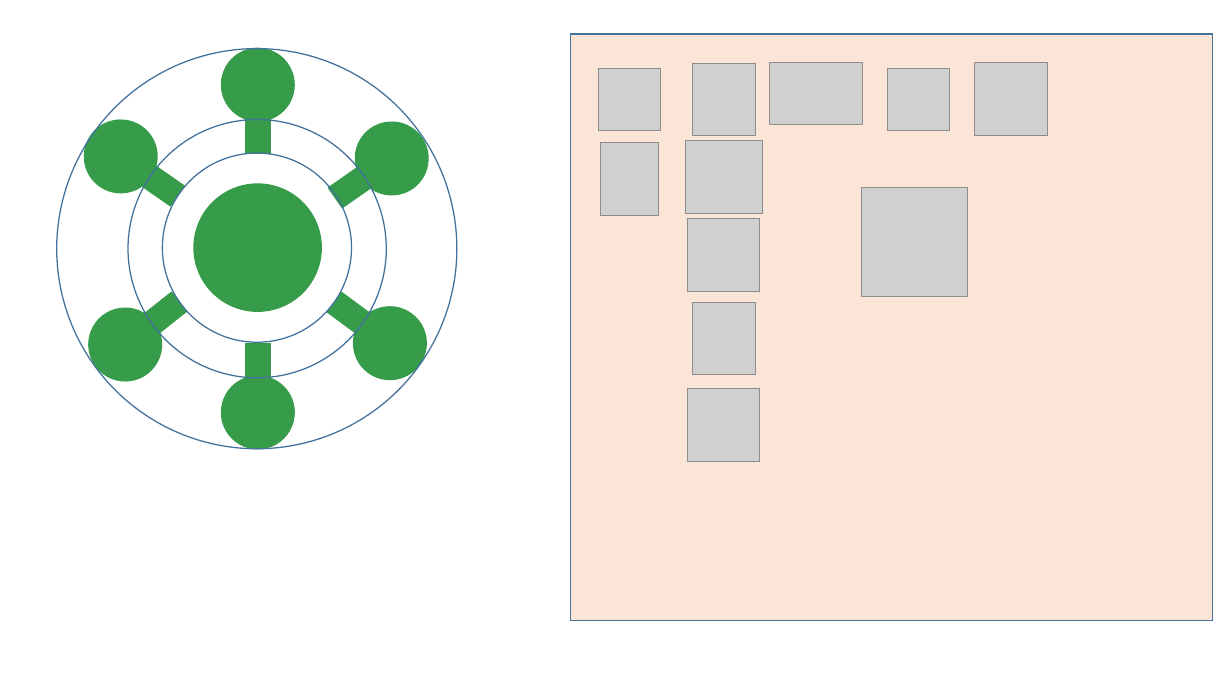
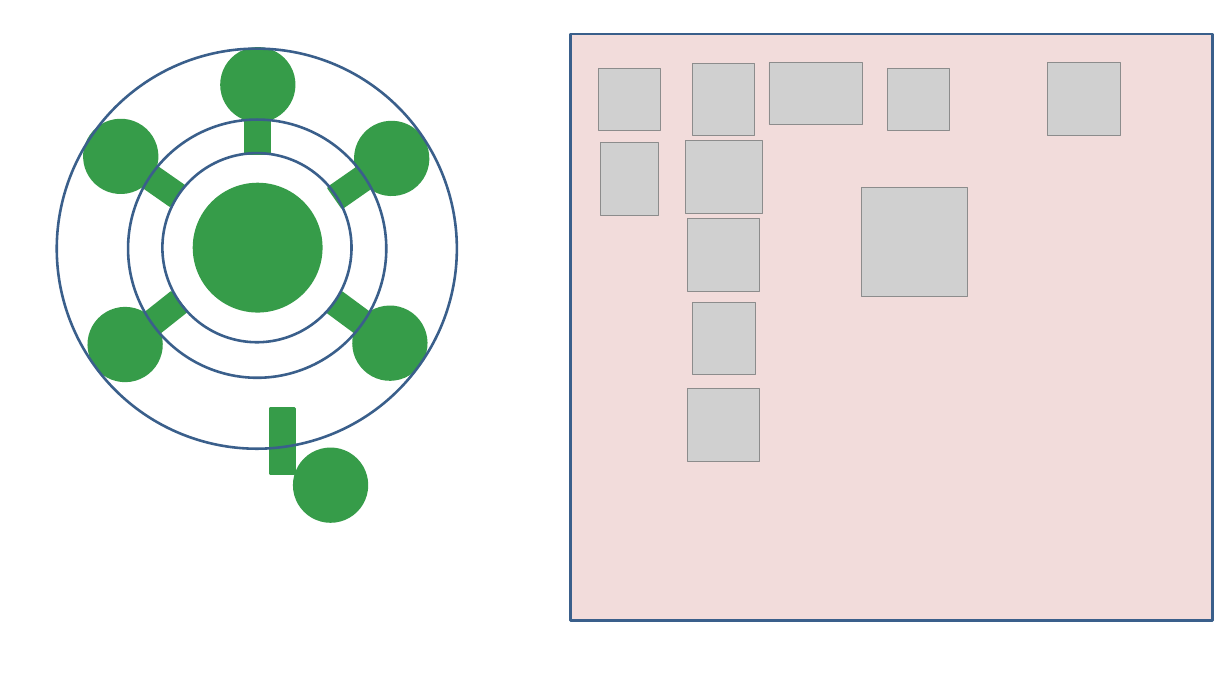
Before and after one commit to tsouche/setgame, a slide deck: slide 3 of client/Maquette et icones.pptx. Drawn at 1232x693 pixels with LibreOffice and Linux fonts; fonts in the diff are those of the drawing; grey boxes stand for pictures. Boxes give left, top, right and bottom in pixels: in the first picture for what was removed or moved away, otherwise in the second. Text is boxed around its words. In the diff, an @@ line names an element or a change of style, - is before the commit and + after.

```diff
--- a/client/Maquette et icones.pptx
+++ b/client/Maquette et icones.pptx
@@ rectangle at box(571, 34, 1214, 621): fill #FBE5D6 to #F2DCDB; outline #43739E 1 pt to #3A5F8C 2 pt @@
@@ picture: place and size @@
-picture at box(975, 63, 1048, 136)
+picture at box(1048, 63, 1121, 136)
@@ outline #43739E 1 pt to #3A5F8C 2 pt in 3 elements at box(56, 49, 457, 449), box(163, 153, 352, 343), box(128, 119, 386, 377) @@
@@ rectangle: place and size @@
-rectangle at box(246, 344, 270, 409)
+rectangle at box(270, 409, 294, 473)
@@ outline #369C49 1 pt to #369C49 2 pt in 13 elements at box(194, 184, 322, 311), box(222, 48, 295, 121), box(246, 89, 270, 153), box(342, 108, 443, 209), box(70, 106, 171, 207), box(117, 149, 184, 206), box(121, 292, 186, 351), box(339, 292, 442, 394), box(327, 293, 394, 351), box(329, 151, 396, 208), box(74, 294, 177, 396), box(270, 409, 294, 473), box(294, 449, 367, 522) @@
@@ ellipse: place and size @@
-ellipse at box(222, 376, 295, 449)
+ellipse at box(294, 449, 367, 522)
```
Also in this commit, not shown: 6 other slides changed, 1 other file.
